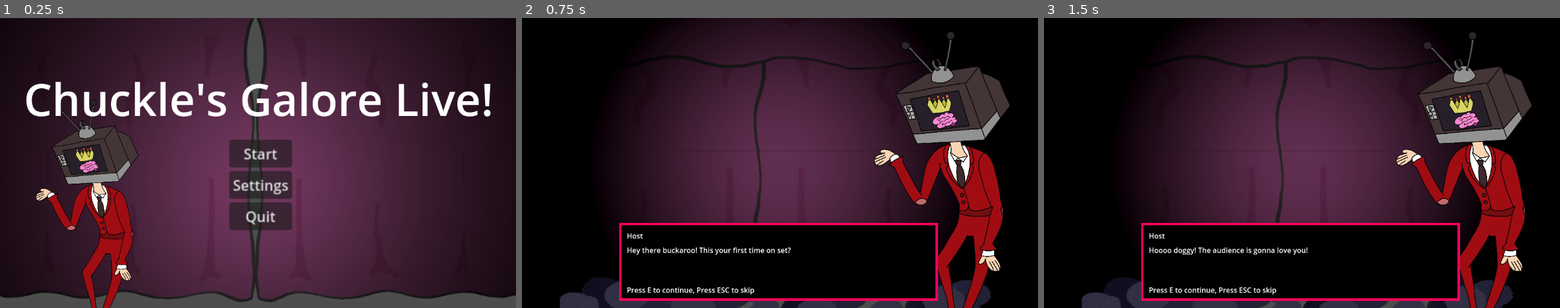
Above: before the commit, frames 1-3 (left to right).
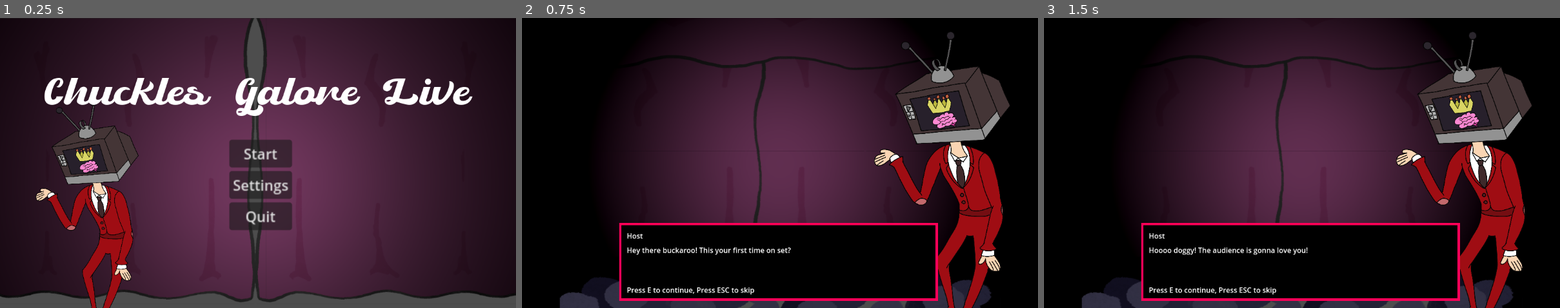
Above: after the commit, the same moments.

Repository: Dolphcode/ggj-2024
Game: Godot game, scene res://start_menu.tscn
Two runs of this game, one before a commit and one after it. Both use one fixed random seed, a clock stepped at 60 frames per second and the inputs below. The engine's default icon, where the game draws it, is replaced by a stand-in: a white triangle on a blue panel in a dark square.
Inputs:
- Up to frame 1 (0.25 s): no input
- Up to frame 2 (0.75 s): click "Start" at 0.5 s
- Up to frame 3 (1.5 s): tap E (dialog) at 1.25, 1.35 s; hold D (right) from 1.28 s (still down)

The runs differ from the first frame. In frame 1, 5.3% of the frame differs, in the area x 5-96%, y 20-34%; in frame 2, nothing differs; in frame 3, nothing differs.

Commit message:
Added fonts to the menus

Diff:
--- a/game_over.tscn
+++ b/game_over.tscn
@@ -1,18 +1,22 @@
-[gd_scene load_steps=11 format=3 uid="uid://c3h2xtbk6r40c"]
+[gd_scene load_steps=13 format=3 uid="uid://c3h2xtbk6r40c"]
 
 [ext_resource type="Script" path="res://Scripts/UI/start_menu.gd" id="1_4cm8f"]
 [ext_resource type="Texture2D" uid="uid://64xdi55ithqq" path="res://Assets/Sprites/Left_Curtain.png" id="2_exe3v"]
 [ext_resource type="Texture2D" uid="uid://c6ti0oshm7cj8" path="res://Assets/Sprites/Right_Curtain.png" id="3_af0gc"]
+[ext_resource type="FontFile" uid="uid://bbddda6frqfjb" path="res://Assets/Fonts/Retrock.ttf" id="4_lxu53"]
 [ext_resource type="Texture2D" uid="uid://dli8ao3tpwxb2" path="res://Assets/icon.svg" id="4_s6so5"]
 [ext_resource type="Texture2D" uid="uid://d3ilodprg2qba" path="res://Assets/Sprites/UI/TV_Head_Character_Full_Body_Color_01.png" id="5_khtk5"]
 [ext_resource type="Script" path="res://Scripts/UI/Menus/score_reader.gd" id="6_ipq4m"]
 [ext_resource type="AudioStream" uid="uid://e6sd5qm3sy5j" path="res://Assets/Sounds/Music/Sneaky Snitch.wav" id="7_0qvos"]
+[ext_resource type="FontFile" uid="uid://catrlte1ef2sj" path="res://Assets/Fonts/FeENrm2.ttf" id="7_omd42"]
 
 [sub_resource type="LabelSettings" id="LabelSettings_t8xvh"]
-font_size = 100
+font = ExtResource("4_lxu53")
+font_size = 200
 
 [sub_resource type="LabelSettings" id="LabelSettings_j3clm"]
-font_size = 50
+font = ExtResource("7_omd42")
+font_size = 30
 
 [sub_resource type="Environment" id="Environment_swh4b"]
 background_mode = 2
@@ -42,10 +46,10 @@
 anchors_preset = 5
 anchor_left = 0.5
 anchor_right = 0.5
-offset_left = -104.0
-offset_top = 112.0
-offset_right = 106.0
-offset_bottom = 249.0
+offset_left = -218.0
+offset_top = 63.0
+offset_right = 220.0
+offset_bottom = 263.0
 grow_horizontal = 2
 text = "Game Over"
 label_settings = SubResource("LabelSettings_t8xvh")
--- a/start_menu.tscn
+++ b/start_menu.tscn
@@ -1,14 +1,16 @@
-[gd_scene load_steps=9 format=3 uid="uid://c3y75nh3t7mkl"]
+[gd_scene load_steps=10 format=3 uid="uid://c3y75nh3t7mkl"]
 
 [ext_resource type="Texture2D" uid="uid://64xdi55ithqq" path="res://Assets/Sprites/Left_Curtain.png" id="1_1ydln"]
 [ext_resource type="Script" path="res://Scripts/UI/start_menu.gd" id="1_lquxl"]
 [ext_resource type="Texture2D" uid="uid://c6ti0oshm7cj8" path="res://Assets/Sprites/Right_Curtain.png" id="2_a71gf"]
 [ext_resource type="Texture2D" uid="uid://dli8ao3tpwxb2" path="res://Assets/icon.svg" id="3_ysjac"]
+[ext_resource type="FontFile" uid="uid://bbddda6frqfjb" path="res://Assets/Fonts/Retrock.ttf" id="4_rppxt"]
 [ext_resource type="Texture2D" uid="uid://d3ilodprg2qba" path="res://Assets/Sprites/UI/TV_Head_Character_Full_Body_Color_01.png" id="5_3stn4"]
 [ext_resource type="AudioStream" uid="uid://c4iimvia5mic8" path="res://Assets/Sounds/Music/Kevin MacLeod_ Happy Happy Game Show.wav" id="6_ybsyh"]
 
 [sub_resource type="LabelSettings" id="LabelSettings_t8xvh"]
-font_size = 100
+font = ExtResource("4_rppxt")
+font_size = 220
 
 [sub_resource type="Environment" id="Environment_swh4b"]
 background_mode = 2
@@ -38,12 +40,12 @@
 anchors_preset = 5
 anchor_left = 0.5
 anchor_right = 0.5
-offset_left = -104.0
-offset_top = 112.0
-offset_right = 106.0
-offset_bottom = 249.0
+offset_left = -543.0
+offset_top = 3.0
+offset_right = 545.0
+offset_bottom = 253.0
 grow_horizontal = 2
-text = "Chuckle's Galore Live!"
+text = "Chuckles Galore Live"
 label_settings = SubResource("LabelSettings_t8xvh")
 horizontal_alignment = 1
 vertical_alignment = 1
--- a/win.tscn
+++ b/win.tscn
@@ -1,17 +1,21 @@
-[gd_scene load_steps=10 format=3 uid="uid://doarlubbhxj8p"]
+[gd_scene load_steps=12 format=3 uid="uid://doarlubbhxj8p"]
 
 [ext_resource type="Script" path="res://Scripts/UI/start_menu.gd" id="1_b3vm3"]
 [ext_resource type="Texture2D" uid="uid://64xdi55ithqq" path="res://Assets/Sprites/Left_Curtain.png" id="2_5g7cb"]
 [ext_resource type="Texture2D" uid="uid://c6ti0oshm7cj8" path="res://Assets/Sprites/Right_Curtain.png" id="3_i62rk"]
 [ext_resource type="Texture2D" uid="uid://cmoxelgxv3ls7" path="res://Assets/Sprites/UI/Player_Agent_Cool_Full_Body_Color_01.png" id="4_6431i"]
 [ext_resource type="Script" path="res://Scripts/UI/Menus/score_reader.gd" id="4_e3ghn"]
+[ext_resource type="FontFile" uid="uid://bbddda6frqfjb" path="res://Assets/Fonts/Retrock.ttf" id="4_yphlv"]
+[ext_resource type="FontFile" uid="uid://catrlte1ef2sj" path="res://Assets/Fonts/FeENrm2.ttf" id="5_xeqdo"]
 [ext_resource type="AudioStream" uid="uid://e6sd5qm3sy5j" path="res://Assets/Sounds/Music/Sneaky Snitch.wav" id="6_qqesc"]
 
 [sub_resource type="LabelSettings" id="LabelSettings_t8xvh"]
-font_size = 100
+font = ExtResource("4_yphlv")
+font_size = 200
 
 [sub_resource type="LabelSettings" id="LabelSettings_avudp"]
-font_size = 50
+font = ExtResource("5_xeqdo")
+font_size = 30
 
 [sub_resource type="Environment" id="Environment_swh4b"]
 background_mode = 2
@@ -41,12 +45,12 @@
 anchors_preset = 5
 anchor_left = 0.5
 anchor_right = 0.5
-offset_left = -104.0
-offset_top = 112.0
-offset_right = 106.0
-offset_bottom = 249.0
+offset_left = -208.0
+offset_top = 20.0
+offset_right = 210.0
+offset_bottom = 287.0
 grow_horizontal = 2
-text = "You Win!"
+text = "You Win"
 label_settings = SubResource("LabelSettings_t8xvh")
 horizontal_alignment = 1
 vertical_alignment = 1
Binary file added: Assets/Fonts/Retrock.ttf
Not shown, added: Assets/Fonts/Retrock.ttf.import
